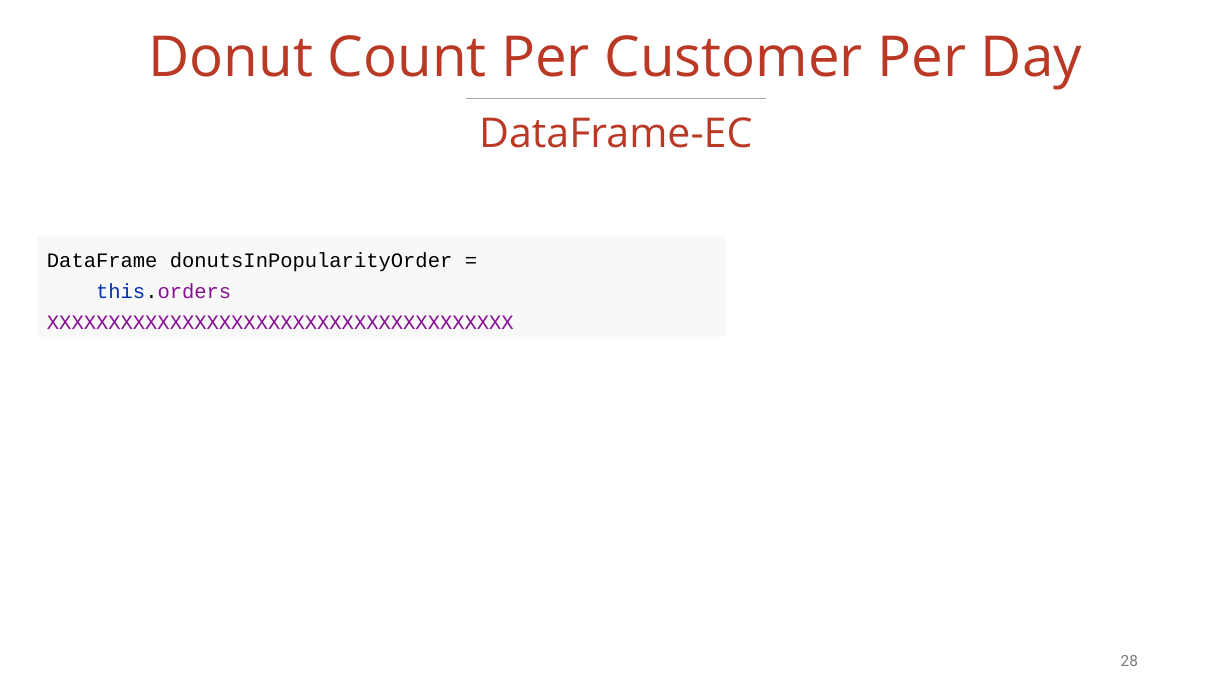
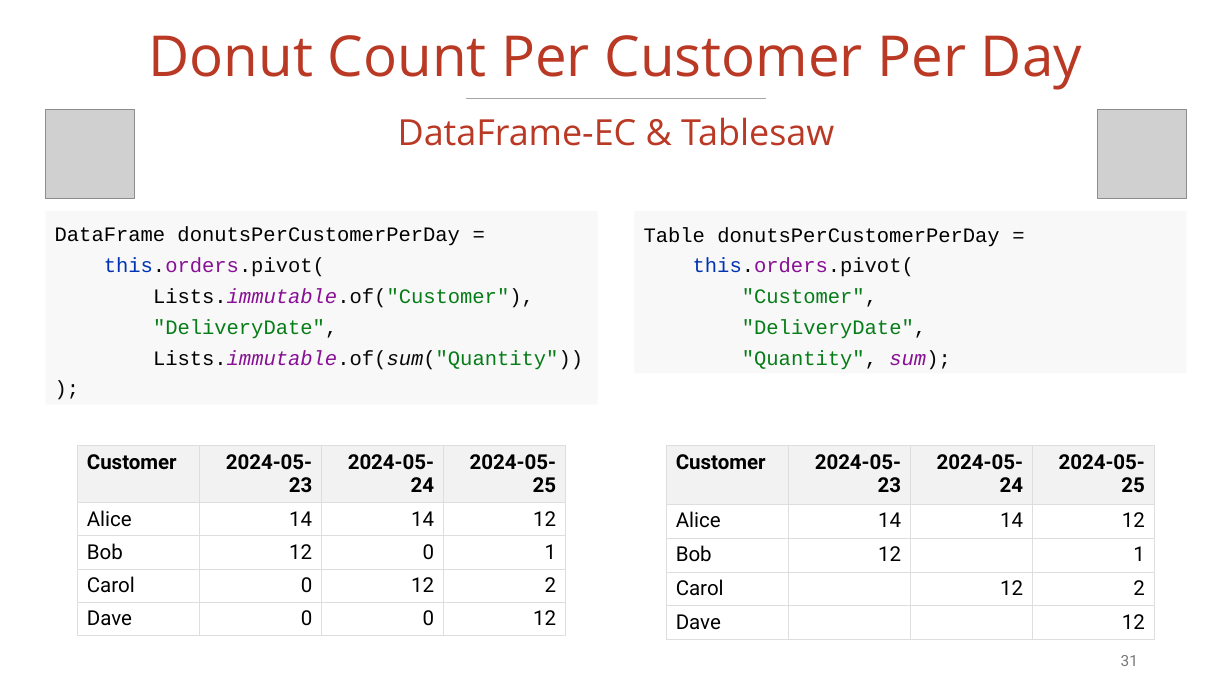
Before and after one commit to vmzakharov/missing-dataframe-talk, a slide deck: slide 31 of presentation/Missing_Dataframe_Short.pptx (slide 28 before the commit). Drawn at 1232x693 pixels with LibreOffice and Linux fonts; fonts in the diff are those of the drawing; grey boxes stand for pictures. Boxes give left, top, right and bottom in pixels: in the first picture for what was removed or moved away, otherwise in the second. Text is boxed around its words. In the diff, an @@ line names an element or a change of style, - is before the commit and + after.

```diff
--- a/presentation/Missing_Dataframe_Short.pptx
+++ b/presentation/Missing_Dataframe_Short.pptx
@@ picture added at (x1=45, y1=109, x2=134, y2=198) @@
@@ text at (x1=398, y1=117, x2=834, y2=146): text changed; size 32 to 28 pt @@
-DataFrame-EC
+DataFrame-EC & Tablesaw
@@ picture added at (x1=1098, y1=109, x2=1187, y2=198) @@
@@ rectangle "DataFrame donutsPerCustomerPerDay =" resized from (x1=38, y1=237, x2=726, y2=337) to (x1=45, y1=211, x2=597, y2=405) @@
@@ text in rectangle at (x1=55, y1=227, x2=583, y2=370): text changed; text colour #871094 to #000000 @@
-DataFrame donutsInPopularityOrder =
-this.orders
-XXXXXXXXXXXXXXXXXXXXXXXXXXXXXXXXXXXXXX
+DataFrame donutsPerCustomerPerDay =
+this.orders.pivot(
+Lists.immutable.of("Customer"),
+"DeliveryDate",
+Lists.immutable.of(sum("Quantity"))
+);
@@ rectangle added at (x1=635, y1=211, x2=1187, y2=373), fill #F8F8F8, 16 pt, text #067D17 @@
+Table donutsPerCustomerPerDay =
+this.orders.pivot(
+"Customer",
+"DeliveryDate",
+"Quantity", sum);
@@ table added at (x1=78, y1=445, x2=566, y2=630), 5 rows, 4 columns @@
+Customer | 2024-05-23 | 2024-05-24 | 2024-05-25
+Alice | 14 | 14 | 12
+Bob | 12 | 0 | 1
+Carol | 0 | 12 | 2
+Dave | 0 | 0 | 12
@@ table added at (x1=666, y1=445, x2=1154, y2=634), 5 rows, 4 columns @@
+Customer | 2024-05-23 | 2024-05-24 | 2024-05-25
+Alice | 14 | 14 | 12
+Bob | 12 |  | 1
+Carol |  | 12 | 2
+Dave |  |  | 12
@@ page number at (x1=1121, y1=655, x2=1138, y2=666): text changed @@
-28
+31
```
Also in this commit, not shown: 13 other slides changed, 3 slides added, 1 other file.
